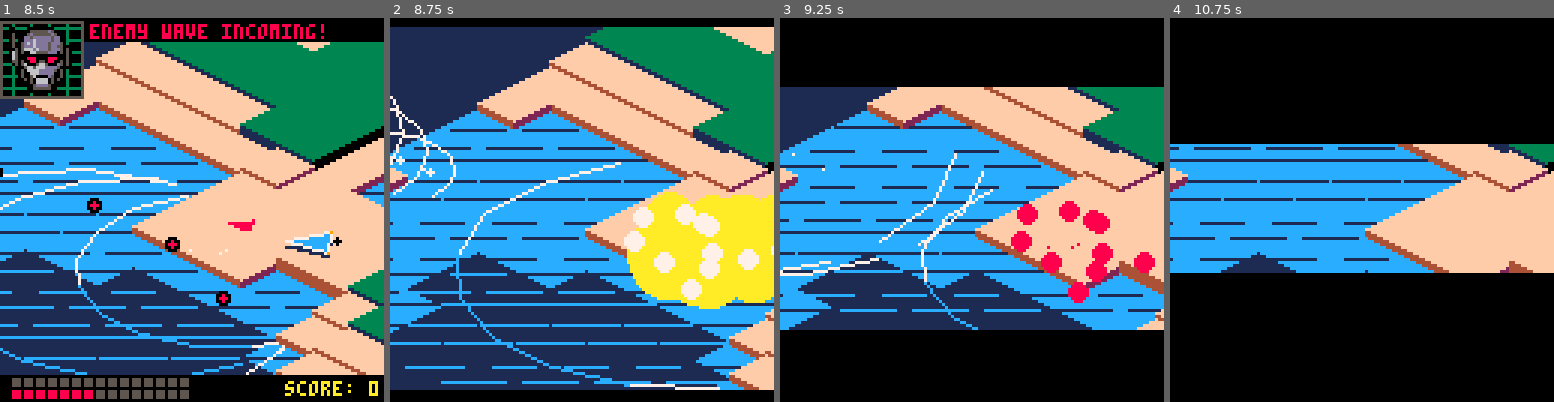
Above: before the commit, frames 1-4 (left to right).
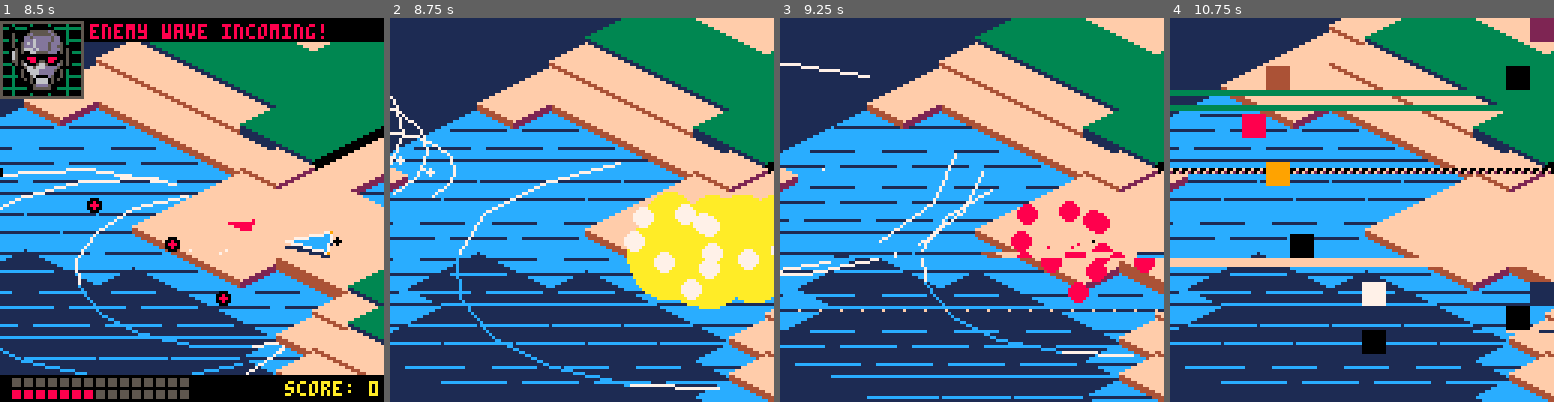
Above: after the commit, the same moments.

Repository: EBonura/horizon-glide
Game: PICO-8 cartridge v0.13.p8
The game is run twice, just before and just after one commit, with the same random seed, the same clock (stepped at 60 frames per second) and the same inputs.
Inputs:
- Up to frame 1 (8.5 s): tap X (X key) at 0.33, 1.07, 1.85, 2.97, 4.08, 5.2, 6.32, 7.43 s; tap O (Z key) at 0.7, 1.7, 2.1, 2.5, 2.9, 3.3, 3.7, 4.1, 4.5, 4.9, 5.3, 5.7, 6.1, 6.5, 6.9, 7.3, 7.7, 8.1 s; hold Right 1.6-2.1 s; hold Up 2.15-2.42 s; hold Right 2.47-3.03 s; hold Left 3.08-3.58 s; hold Down 3.63-3.97 s; hold Right 4.02-4.68 s; hold Up 4.73-5.03 s; hold Left 5.08-5.68 s; hold Down 5.73-6.03 s; hold Right 6.08-6.58 s; hold Right 6.63-7.13 s; hold Up 7.18-7.45 s; hold Right 7.5-8.07 s; hold Left from 8.12 s (still down)
- Up to frame 2 (8.75 s): tap O (Z key) at 8.5 s; tap X (X key) at 8.55 s; release Left at 8.62 s; hold Down from 8.67 s (still down)
- Up to frame 3 (9.25 s): tap O (Z key) at 8.9 s; release Down at 9 s; hold Right from 9.05 s (still down)
- Up to frame 4 (10.75 s): tap O (Z key) every 0.4 s from 9.3 to 10.5 s; tap X (X key) at 9.67 s; release Right at 9.72 s; hold Up 9.77-10.07 s; hold Left 10.12-10.72 s

Frame 1 is identical in both runs. In frame 2, 5.5% of the frame differs, in the area x 0-100%, y 0-100%; in frame 3, 38%; in frame 4, 69%.

Commit message:
death screen

Diff:
--- /dev/null
+++ b/tests/death_screen.p8
@@ -0,0 +1,463 @@
+pico-8 cartridge // http://www.pico-8.com
+version 41
+__lua__
+
+-- fancy transition test cart
+-- using palette & memory tricks
+-- cycle through effects with ⬅️➡️
+-- restart with ❎
+
+effect_idx = 1
+effect_names = {
+    "vhs tracking",
+    "vhs improved",
+    "corruption slow",
+    "melt fixed",
+    "digital break",
+    "static takeover",
+    "glitch cascade",
+    "signal loss"
+}
+
+transition_t = 0
+transition_active = false
+bg_seed = 0
+
+function _init()
+    generate_bg()
+    start_transition()
+end
+
+function _update()
+    -- cycle effects
+    if btnp(⬅️) then
+        effect_idx = effect_idx - 1
+        if effect_idx < 1 then effect_idx = #effect_names end
+        start_transition()
+    end
+    if btnp(➡️) then
+        effect_idx = effect_idx + 1
+        if effect_idx > #effect_names then effect_idx = 1 end
+        start_transition()
+    end
+
+    -- restart current effect
+    if btnp(❎) then
+        start_transition()
+    end
+end
+
+function start_transition()
+    transition_active = true
+    transition_t = 0
+    generate_bg()
+    -- reset palette
+    pal()
+    fillp()
+end
+
+function generate_bg()
+    -- new random seed for background
+    bg_seed = rnd(1000)
+end
+
+function _draw()
+    -- always reset first
+    pal()
+    fillp()
+
+    cls(1)
+
+    -- draw random colorful background
+    srand(bg_seed)
+    for i=1,30 do
+        local x = rnd(128)
+        local y = rnd(128)
+        local r = 4 + rnd(12)
+        local c = 1 + flr(rnd(15))
+        circfill(x, y, r, c)
+    end
+
+    -- some rectangles too
+    for i=1,10 do
+        local x = rnd(100)
+        local y = rnd(100)
+        local w = 10 + rnd(20)
+        local h = 10 + rnd(20)
+        local c = 1 + flr(rnd(15))
+        rectfill(x, y, x+w, y+h, c)
+    end
+
+    -- draw the transition effect
+    if transition_active then
+        transition_t += 1/30  -- increment time
+
+        if effect_idx == 1 then
+            draw_vhs()
+        elseif effect_idx == 2 then
+            draw_vhs_improved()
+        elseif effect_idx == 3 then
+            draw_corruption_slow()
+        elseif effect_idx == 4 then
+            draw_melt_fixed()
+        elseif effect_idx == 5 then
+            draw_digital_break()
+        elseif effect_idx == 6 then
+            draw_static_takeover()
+        elseif effect_idx == 7 then
+            draw_glitch_cascade()
+        elseif effect_idx == 8 then
+            draw_signal_loss()
+        end
+
+        -- auto-restart after 3 seconds
+        if transition_t > 3 then
+            start_transition()
+        end
+    end
+
+    -- ui (draw after effect)
+    pal()  -- reset palette for UI
+    fillp()
+    print("⬅️➡️ change effect", 2, 2, 7)
+    print("❎ restart", 2, 10, 7)
+    print(effect_names[effect_idx], 2, 120, 7)
+end
+
+-- 1. vhs tracking error (fixed gradual fade)
+function draw_vhs()
+    local el = transition_t
+
+    if el > 0.1 then
+        -- horizontal distortion
+        for y=0,127,2 do
+            local offset = sin(y/20 + el*2) * el * 10
+            -- copy line with offset
+            for x=0,127 do
+                local src_x = (x - offset) % 128
+                local c = pget(src_x, y)
+                pset(x, y, c)
+            end
+        end
+
+        -- add static noise (increases over time)
+        for i=1,el*200 do
+            local x = flr(rnd(128))
+            local y = flr(rnd(128))
+            pset(x, y, rnd() < 0.5 and 0 or 7)
+        end
+
+        -- gradual black bars from top and bottom
+        if el > 1.5 then
+            local bar_h = (el - 1.5) * 80
+            rectfill(0, 0, 127, bar_h, 0)
+            rectfill(0, 127-bar_h, 127, 127, 0)
+        end
+
+        -- full black at end
+        if el > 2.5 then
+            rectfill(0, 0, 127, 127, 0)
+        end
+    end
+end
+
+-- 2. improved vhs with more effects
+function draw_vhs_improved()
+    local el = transition_t
+
+    -- phase 1: slight distortion
+    if el > 0.1 then
+        for y=0,127,1 do
+            local offset = sin(y/15 + el*3) * (el * 5)
+            for x=0,127 do
+                local src_x = (x - offset) % 128
+                local c = pget(src_x, y)
+                pset(x, y, c)
+            end
+        end
+    end
+
+    -- phase 2: color degradation
+    if el > 0.8 then
+        local degrade = (el - 0.8) * 2
+        for y=flr(rnd(128)),127,8 do
+            for x=0,127 do
+                local c = pget(x, y)
+                if rnd() < degrade then
+                    c = c > 7 and c - 8 or c
+                end
+                pset(x, y, c)
+            end
+        end
+    end
+
+    -- phase 3: increasing static
+    if el > 0.3 then
+        local static_amt = (el - 0.3) * 300
+        for i=1,static_amt do
+            local x = flr(rnd(128))
+            local y = flr(rnd(128))
+            local c = rnd() < el/3 and 0 or (rnd() < 0.5 and 5 or 6)
+            pset(x, y, c)
+        end
+    end
+
+    -- phase 4: black creeping in
+    if el > 1.8 then
+        local black_pct = (el - 1.8) * 2
+        for i=1,black_pct*2000 do
+            pset(flr(rnd(128)), flr(rnd(128)), 0)
+        end
+    end
+
+    -- ensure full black
+    if el > 2.8 then
+        rectfill(0, 0, 127, 127, 0)
+    end
+end
+
+-- 3. corruption effect (slower)
+function draw_corruption_slow()
+    local el = transition_t
+
+    if el > 0.1 then
+        -- corrupt memory gradually
+        local intensity = el / 2  -- slower
+        for i=1,intensity*50 do
+            local addr = 0x6000 + flr(rnd(0x2000))
+            local val = peek(addr)
+
+            -- gradually more corruption
+            if rnd() < intensity*0.7 then
+                if el < 1 then
+                    -- early: just flip some bits
+                    val = bxor(val, (1 << flr(rnd(8))))
+                elseif el < 2 then
+                    -- middle: more aggressive
+                    val = rnd() < 0.3 and 0 or bxor(val, 0xFF)
+                else
+                    -- late: mostly black
+                    val = rnd() < 0.8 and 0 or val
+                end
+            end
+            poke(addr, val)
+        end
+    end
+
+    -- ensure full black
+    if el > 2.8 then
+        rectfill(0, 0, 127, 127, 0)
+    end
+end
+
+-- 4. melt down (fixed gradual)
+function draw_melt_fixed()
+    local el = transition_t
+
+    if el > 0.1 then
+        -- pixels drip down
+        for i=1,el*30 do
+            local x = flr(rnd(128))
+            local y = flr(rnd(100))
+            local c = pget(x, y)
+
+            -- drip length increases over time
+            local drip_len = el * 15
+            for j=1,drip_len do
+                if y+j < 128 then
+                    -- mix with existing color
+                    local existing = pget(x, y+j)
+                    if existing != 0 or c == 0 then
+                        pset(x, y+j, c)
+                    end
+                end
+            end
+        end
+
+        -- darken colors over time
+        if el > 1.5 then
+            local darken = (el - 1.5) * 2
+            for y=0,127 do
+                for x=0,127 do
+                    if rnd() < darken*0.3 then
+                        local c = pget(x, y)
+                        -- darken color
+                        if c == 7 then c = 6
+                        elseif c == 6 then c = 5
+                        elseif c == 15 then c = 14
+                        elseif c == 14 then c = 2
+                        elseif c == 10 then c = 9
+                        elseif c == 9 then c = 4
+                        elseif c != 0 and rnd() < darken then c = 0
+                        end
+                        pset(x, y, c)
+                    end
+                end
+            end
+        end
+    end
+
+    -- ensure full black
+    if el > 2.8 then
+        rectfill(0, 0, 127, 127, 0)
+    end
+end
+
+-- 5. digital break
+function draw_digital_break()
+    local el = transition_t
+
+    -- horizontal tears
+    if el > 0.2 then
+        for i=1,el*5 do
+            local y = flr(rnd(128))
+            local h = 1 + flr(rnd(3))
+            local shift = flr(rnd(20)) - 10
+
+            -- shift this horizontal band
+            for dy=0,h-1 do
+                if y+dy < 128 then
+                    for x=0,127 do
+                        local src_x = (x - shift) % 128
+                        local c = pget(src_x, y+dy)
+                        pset(x, y+dy, c)
+                    end
+                end
+            end
+        end
+    end
+
+    -- digital artifacts (blocks)
+    if el > 0.8 then
+        local blocks = (el - 0.8) * 50
+        for i=1,blocks do
+            local x = flr(rnd(16)) * 8
+            local y = flr(rnd(16)) * 8
+            local c = rnd() < el/3 and 0 or flr(rnd(16))
+            rectfill(x, y, x+7, y+7, c)
+        end
+    end
+
+    -- black takeover
+    if el > 2 then
+        local pct = (el - 2) * 3000
+        for i=1,pct do
+            pset(flr(rnd(128)), flr(rnd(128)), 0)
+        end
+    end
+
+    if el > 2.8 then
+        rectfill(0, 0, 127, 127, 0)
+    end
+end
+
+-- 6. static takeover
+function draw_static_takeover()
+    local el = transition_t
+
+    -- increasing static
+    local static_level = el / 3
+
+    for y=0,127 do
+        for x=0,127 do
+            if rnd() < static_level then
+                -- static colors
+                local c = 0
+                if el < 1 then
+                    -- colored static
+                    c = rnd() < 0.3 and pget(x,y) or (rnd() < 0.5 and 5 or 6)
+                elseif el < 2 then
+                    -- darker static
+                    c = rnd() < 0.5 and 0 or (rnd() < 0.5 and 5 or 1)
+                else
+                    -- mostly black
+                    c = rnd() < 0.9 and 0 or 5
+                end
+                pset(x, y, c)
+            end
+        end
+    end
+
+    if el > 2.8 then
+        rectfill(0, 0, 127, 127, 0)
+    end
+end
+
+-- 7. glitch cascade
+function draw_glitch_cascade()
+    local el = transition_t
+
+    -- vertical glitch bands cascading down
+    local cascade_y = el * 60
+
+    for y=0,min(127, cascade_y) do
+        -- intensity based on distance from cascade front
+        local intensity = 1 - (cascade_y - y) / 20
+        intensity = max(0, min(1, intensity))
+
+        for x=0,127 do
+            if rnd() < intensity then
+                local c = pget(x, y)
+                -- glitch the color
+                if intensity > 0.7 then
+                    c = 0  -- black at the front
+                elseif intensity > 0.3 then
+                    c = rnd() < 0.5 and 0 or bxor(c, flr(rnd(16)))
+                else
+                    -- light corruption
+                    if rnd() < 0.3 then
+                        c = bxor(c, (1 << flr(rnd(4))))
+                    end
+                end
+                pset(x, y, c)
+            end
+        end
+    end
+
+    if el > 2.5 then
+        rectfill(0, 0, 127, 127, 0)
+    end
+end
+
+-- 8. signal loss (tv losing signal)
+function draw_signal_loss()
+    local el = transition_t
+
+    -- rolling horizontal bands
+    local roll_offset = el * 30
+
+    for y=0,127 do
+        local band_y = (y + roll_offset) % 40
+        local in_band = band_y < el * 15
+
+        for x=0,127 do
+            local c = pget(x, y)
+
+            if in_band then
+                -- in the interference band
+                if rnd() < 0.7 then
+                    c = rnd() < el/3 and 0 or (rnd() < 0.5 and 6 or 5)
+                end
+            else
+                -- outside band - gradual degradation
+                if rnd() < el*0.2 then
+                    c = c > 7 and 5 or c
+                end
+            end
+
+            pset(x, y, c)
+        end
+    end
+
+    -- increase black over time
+    if el > 1.5 then
+        local black_amt = (el - 1.5) * 4000
+        for i=1,black_amt do
+            pset(flr(rnd(128)), flr(rnd(128)), 0)
+        end
+    end
+
+    if el > 2.8 then
+        rectfill(0, 0, 127, 127, 0)
+    end
+end
--- a/v0.13.p8
+++ b/v0.13.p8
@@ -221,77 +221,107 @@
 end
 
 
--- death flow (slower shutters + brief talk)
+
+-- death flow (digital break effect)
 function enter_death()
     game_state="death"
     death_t=time()
-    death_cd=10          -- seconds before auto-exit to title
-    death_h=0           -- shutter height
-    death_speed=40      -- px/sec (slower than before)
-    death_closed_at=nil -- set when fully closed
+    death_cd=10
+    death_phase=0          -- 0=digital break, 1=fully black
+    death_closed_at=nil
     ui_msg="" ui_rmsg="" ui_box_target_h=6
 end
 
 function update_death()
-    -- close shutters
     local el=time()-death_t
-    death_h=min(64,el*death_speed)
-
-    -- mark when black
-    if (not death_closed_at) and death_h>=64 then
+
+    -- transition to black screen phase after 2.5 seconds
+    if death_phase==0 and el>2.5 then
+        death_phase=1
         death_closed_at=time()
     end
 
-    -- continue to gameplay
     if btnp(❎) then init_game() return end
-
-    -- timeout -> back to intro
     if time()-death_t>death_cd then _init() end
 end
 
 function draw_death()
-    cls(1)
-    draw_world()
-    -- shutters
-    rectfill(0,0,127,death_h,0)
-    rectfill(0,127-death_h,127,127,0)
-
-    if death_h>=64 then
+    local el=time()-death_t
+
+    -- digital break effect phase
+    if death_phase==0 then
+        -- draw the game world first
+        cls(1)
+        draw_world()
+        -- horizontal tears
+        if el > 0.2 then
+            for i=1,el*5 do
+                local y = flr(rnd(128))
+                local h = 1 + flr(rnd(3))
+                local shift = flr(rnd(20)) - 10
+
+                -- shift this horizontal band
+                for dy=0,h-1 do
+                    if y+dy < 128 then
+                        for x=0,127 do
+                            local src_x = (x - shift) % 128
+                            local c = pget(src_x, y+dy)
+                            pset(x, y+dy, c)
+                        end
+                    end
+                end
+            end
+        end
+
+        -- digital artifacts (blocks)
+        if el > 0.8 then
+            local blocks = (el - 0.8) * 50
+            for i=1,blocks do
+                local x = flr(rnd(16)) * 8
+                local y = flr(rnd(16)) * 8
+                local c = rnd() < el/3 and 0 or flr(rnd(16))
+                rectfill(x, y, x+7, y+7, c)
+            end
+        end
+
+        -- black takeover
+        if el > 1.5 then
+            local pct = (el - 1.5) * 3000
+            for i=1,pct do
+                pset(flr(rnd(128)), flr(rnd(128)), 0)
+            end
+        end
+
+    -- fully black -> show death screen UI
+    else
         cls(0)
 
-        -- positions (centered layout)
-        local cx,cy=64,64
-        local face_x,face_y=cx-12,cy-12  -- 24x24 sprite centered
-        local mouth_x,mouth_y=face_x+8,face_y+16
-
-        -- top: score
+        -- wait half second before showing UI
+        local t=time()-death_closed_at
+        if t < 0.5 then
+            -- just black screen, no UI yet
+            return
+        end
+
+        local cx=64
+
+        -- score (top)
         local s="score: "..flr(game_manager.player_score)
-        print(s,cx-#s*2,20,7)
-
-        -- ensure pink transparent
+        print(s,cx-#s*2,30,7)
+
+        -- face (center) with pink transparent + eye crackle
         palt(14,true) palt(0,false)
-
-        -- eyes crackle (red->black)
-        local t=time()-death_closed_at
-        if t<2.5 then
-            if rnd()<0.4 then pal(8,0) end
-        else
-            pal(8,0)
-        end
-
-        -- middle: face
-        spr(64,face_x,face_y,3,3)
-        pal() -- reset mapping
-
-        -- bottom: continue
+        if t<3 then if rnd()<0.4 then pal(8,0) end else pal(8,0) end
+        local fx,fy=cx-12,64-12
+        spr(64,fx,fy,3,3)
+        pal()
+
+        -- continue (bottom)
         local c=flr(max(0,death_cd-(time()-death_t))+0.99)
         local msg="continue? ("..c..")  ❎"
         print(msg,cx-#msg*2,92,6)
     end
 end
-
-
-
 
 
 
Renamed: tests/expolsion_test.p8 -> tests/expolsions.p8
